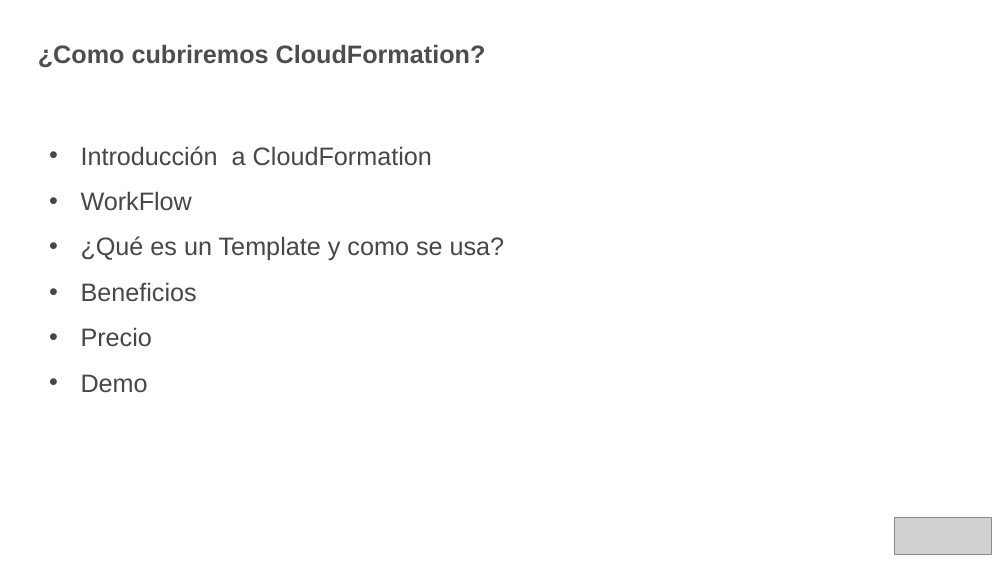
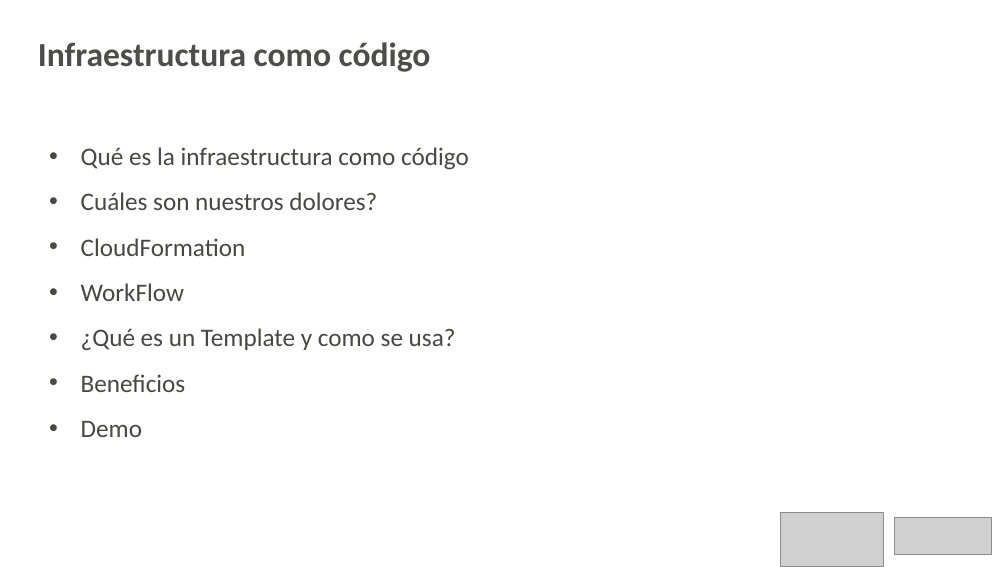
Before and after one commit to awsusergroupsantiago/demos, a slide deck: slide 2 of AWSUserGroup/22-06-2017/presentación/cloudformation.pptx. Drawn at 1008x567 pixels with LibreOffice and Linux fonts; fonts in the diff are those of the drawing; grey boxes stand for pictures; background and template pictures are left out. Boxes give left, top, right and bottom in pixels: in the first picture for what was removed or moved away, otherwise in the second. Text is boxed around its words. In the diff, an @@ line names an element or a change of style, - is before the commit and + after.

Commit message:
update ppt

```diff
--- a/AWSUserGroup/22-06-2017/presentación/cloudformation.pptx
+++ b/AWSUserGroup/22-06-2017/presentación/cloudformation.pptx
@@ title at <box>38,42,431,72</box>: text changed; size 18 to 24 pt; font Arial to Calibri; text colour #4C4D4C to #4D4D4C @@
-¿Como cubriremos CloudFormation?
+Infraestructura como código
@@ text at <box>81,147,469,256</box>: text changed; font Arial to Calibri @@
-• Introducción a CloudFormation
+• Qué es la infraestructura como código
+• Cuáles son nuestros dolores?
+• CloudFormation
@@ text at <box>81,283,456,437</box>: font Arial to Calibri in "WorkFlow", "¿Qué es un Template y como se ...", "Beneficios", "Demo" @@
@@ text at <box>81,327,152,347</box>: paragraph removed @@
-• Precio
@@ picture added at <box>781,512,884,566</box> @@
```
Also in this commit, not shown: 19 other slides changed, 4 slides added, 7 slides removed.
